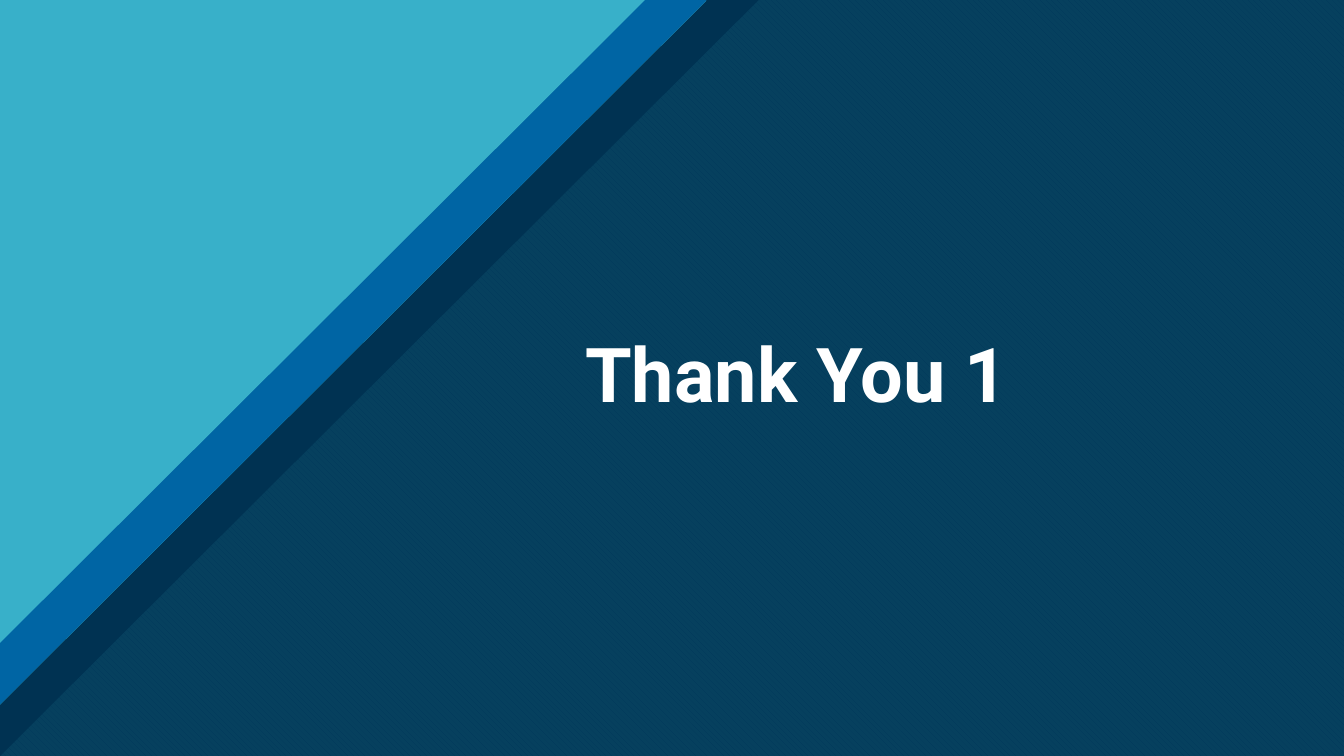
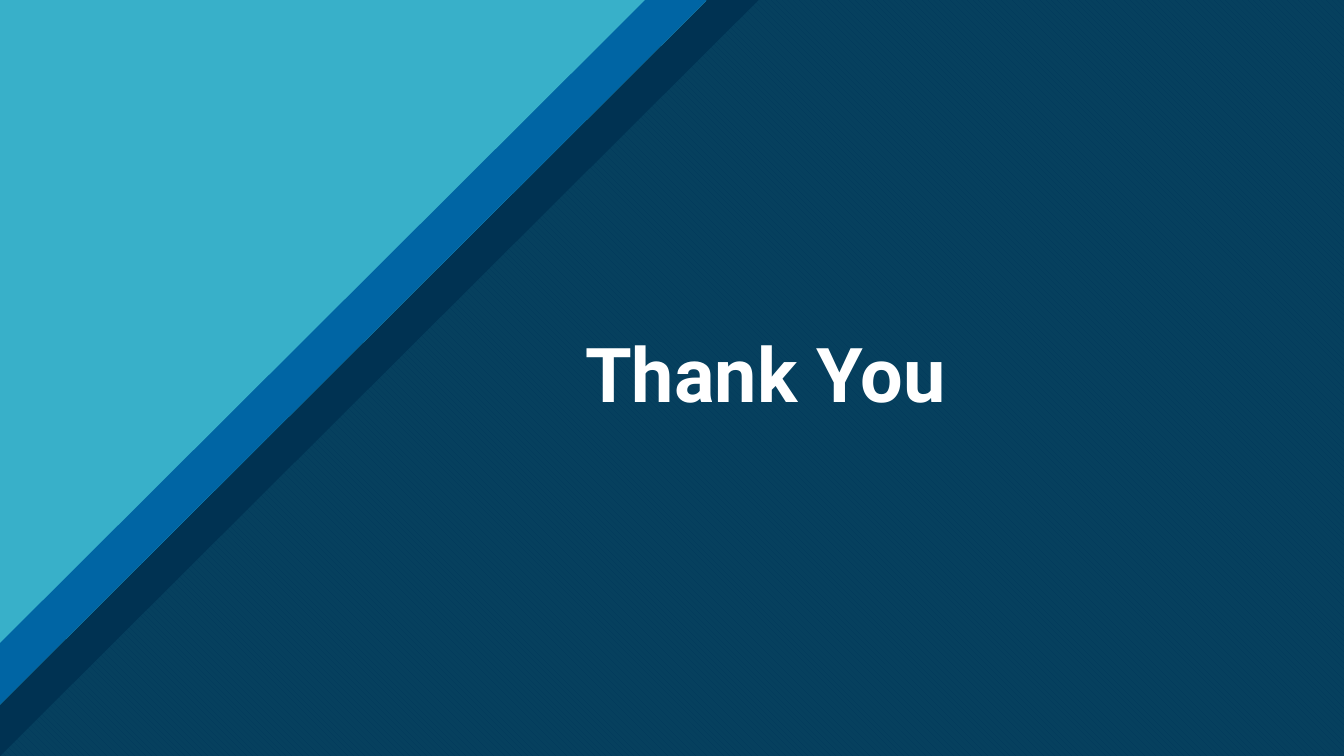
Before and after one commit to pedrocarrega/tese_mestrado_21-22, a slide deck: slide 21 of relatorio_preliminar/presentation.pptx (slide 20 before the commit). Drawn at 1344x756 pixels with LibreOffice and Linux fonts; fonts in the diff are those of the drawing. Boxes give left, top, right and bottom in pixels: in the first picture for what was removed or moved away, otherwise in the second. Text is boxed around its words. In the diff, an @@ line names an element or a change of style, - is before the commit and + after.

```diff
--- a/relatorio_preliminar/presentation.pptx
+++ b/relatorio_preliminar/presentation.pptx
@@ title at <box>585,345,945,403</box>: text changed @@
-Thank You 1
+Thank You
```
Also in this commit, not shown: 4 other slides changed, 2 slides added, 1 slide removed.
